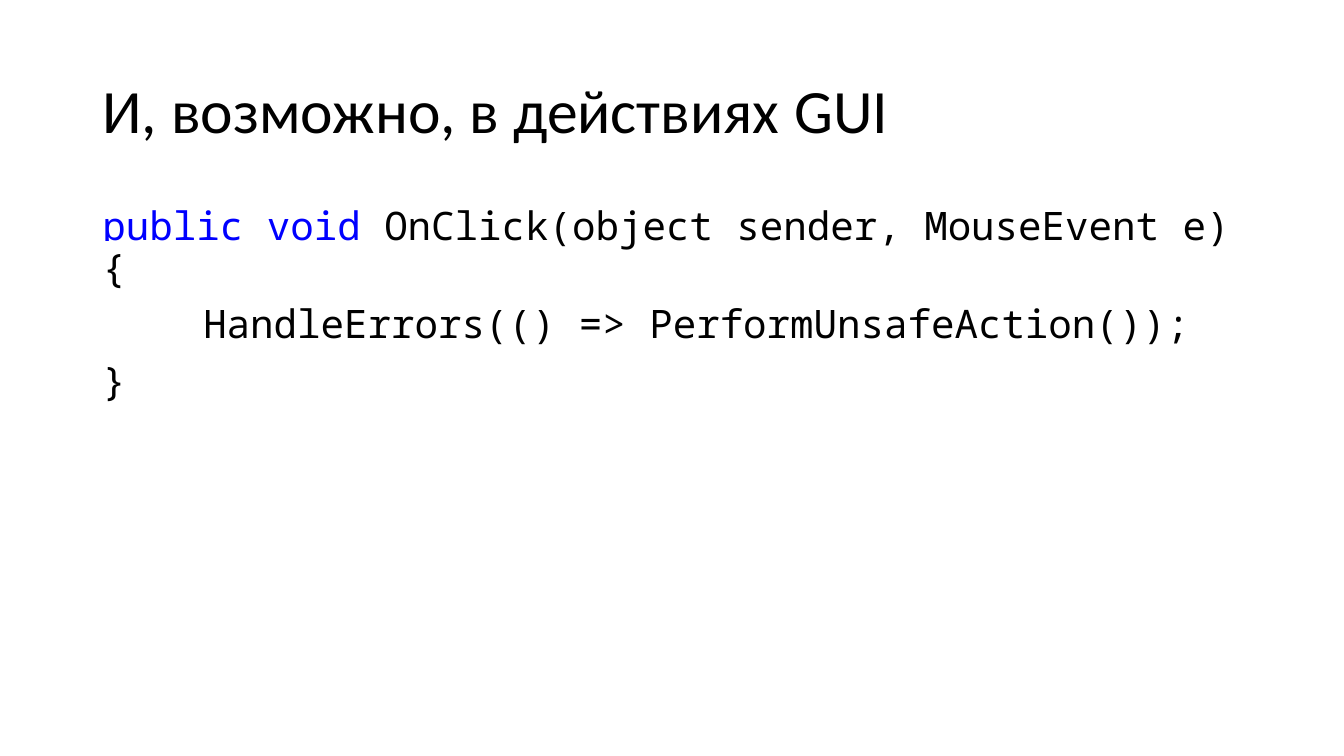
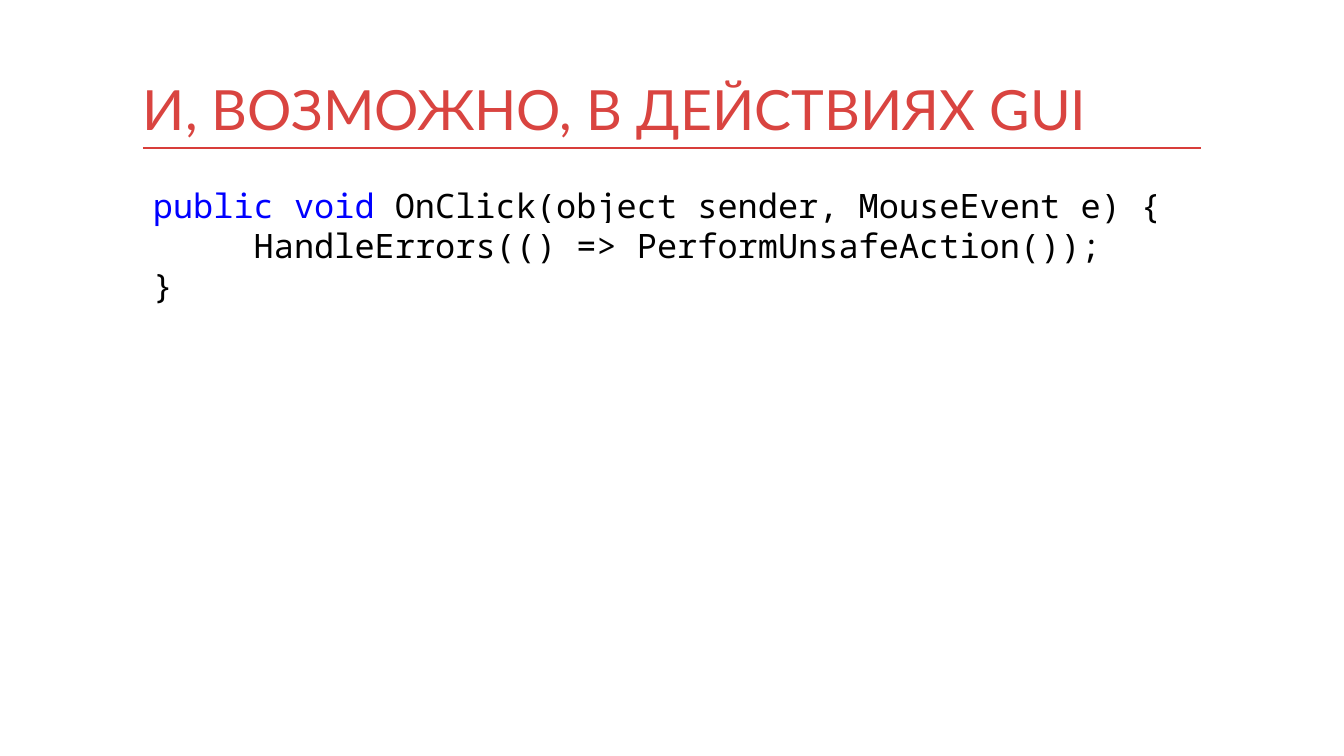
Before and after one commit to kontur-courses/exceptions, a slide deck: slide 18 of exceptions.pptx (slide 6 before the commit). Drawn at 1344x756 pixels with LibreOffice and Linux fonts; fonts in the diff are those of the drawing. Boxes give left, top, right and bottom in pixels: in the first picture for what was removed or moved away, otherwise in the second. Text is boxed around its words. In the diff, an @@ line names an element or a change of style, - is before the commit and + after.

```diff
--- a/exceptions.pptx
+++ b/exceptions.pptx
@@ title at bbox=[143, 81, 1087, 140]: text changed; size 44 to 39.6 pt; font Calibri to Lato; text colour #000000 to #D94440 @@
-И, возможно, в действиях GUI
+И, ВОЗМОЖНО, В ДЕЙСТВИЯХ GUI
@@ title "И, ВОЗМОЖНО, В ДЕЙСТВИЯХ GUI" at bbox=[143, 81, 1087, 140]: vertical alignment middle to bottom @@
@@ line added from (143, 148) to (1202, 148), #D83F3B 1 pt @@
@@ text "public void OnClick(object sender, MouseEvent ...": place and size @@
-text "public void OnClick(object sender, MouseEvent ..." at bbox=[102, 210, 1230, 345]
+text "public void OnClick(object sender, MouseEvent ..." at bbox=[153, 192, 1121, 264]
@@ text "public void OnClick(object sender, MouseEvent ..." at bbox=[153, 192, 1121, 264]: size 28 to 24 pt; line spacing 0.9 to 1; less space between paragraphs @@
```
Also in this commit, not shown: 14 other slides changed, 9 slides added, 1 slide removed, 6 other files.
